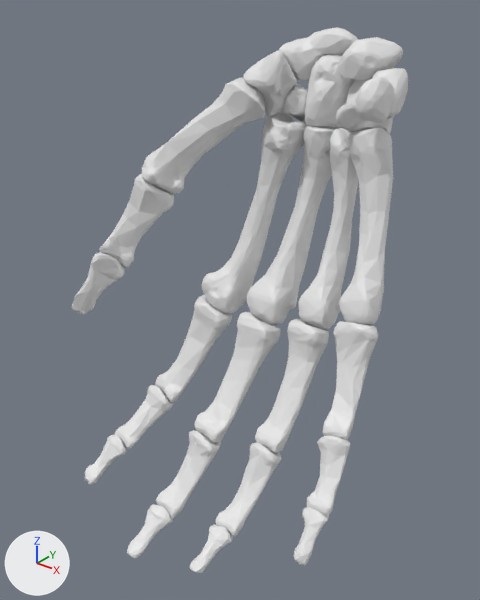
The glTF model public/anatomia/mano.glb: old version first, new version second.
Both versions are drawn from a 50 mm camera at (1.53, -1.82, 1.16) aimed at (0.04, 0.04, 0.01). The axes (+X, +Y, +Z) are drawn at lower left. The lights are the same throughout. The older version comes first.

The first picture shows 'escafoides', 'falanges_distales', 'falanges_medias', 'falanges_proximales', 'ganchoso', 'grande', 'metacarpos', 'piramidal', 'pisiforme', 'semilunar', 'trapecio_hueso', 'trapezoide'.
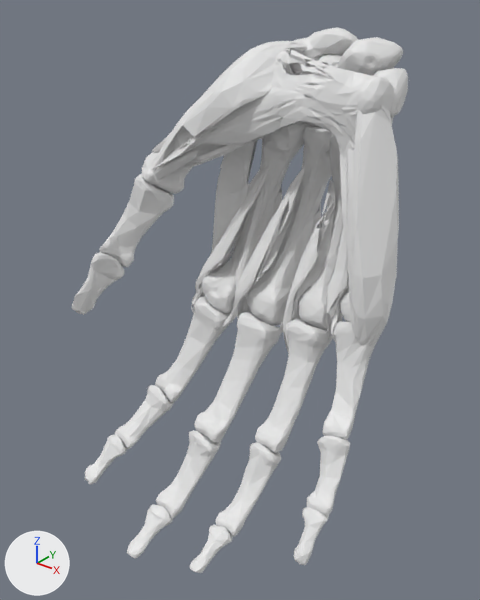
Boxes [x1, y1, x2, y2] around the edits, measured in the pictures (480 x 600 px):
```json
{"object": "hipotenar", "change": "added", "after": [340, 105, 399, 346]}
{"object": "tenar", "change": "added", "after": [151, 41, 307, 180]}
{"object": "retinaculo_flexor", "change": "added", "after": [271, 49, 376, 158]}
{"object": "lumbricales", "change": "added", "after": [195, 160, 348, 351]}
{"object": "interoseos_dorsales", "change": "added", "after": [191, 140, 343, 350]}
{"object": "interoseos_palmares", "change": "added", "after": [222, 185, 349, 337]}
{"object": "grande", "change": "unchanged, covered by the edit", "before": [305, 55, 355, 131], "after": [305, 55, 342, 127]}
{"object": "trapecio_hueso", "change": "unchanged, covered by the edit", "before": [243, 50, 297, 116], "after": [285, 65, 294, 75]}
```

The change, as JSON lines over the scene's bpy script:
```json
{"op": "add", "block": "me_interoseos_palmares", "code": ["me_interoseos_palmares = bpy.data.meshes.new('interoseos_palmares')", "me_interoseos_palmares.from_pydata(...)  # 533 vertices, 942 faces; spans x -0.127..0.469, y 0.082..0.361, z -0.212..0.437"]}
{"op": "add", "block": "me_interoseos_dorsales", "code": ["me_interoseos_dorsales = bpy.data.meshes.new('interoseos_dorsales')", "me_interoseos_dorsales.from_pydata(...)  # 1310 vertices, 1437 faces; spans x -0.322..0.456, y 0.102..0.427, z -0.198..0.669"]}
{"op": "add", "block": "me_lumbricales", "code": ["me_lumbricales = bpy.data.meshes.new('lumbricales')", "me_lumbricales.from_pydata(...)  # 1152 vertices, 1482 faces; spans x -0.36..0.595, y -0.065..0.329, z -0.599..0.535"]}
{"op": "add", "block": "me_hipotenar", "code": ["me_hipotenar = bpy.data.meshes.new('hipotenar')", "me_hipotenar.from_pydata(...)  # 674 vertices, 1312 faces; spans x 0.327..0.637, y 0.051..0.319, z -0.035..0.784"]}
{"op": "add", "block": "me_tenar", "code": ["me_tenar = bpy.data.meshes.new('tenar')", "me_tenar.from_pydata(...)  # 1075 vertices, 1476 faces; spans x -0.434..0.191, y -0.002..0.377, z 0.43..0.953"]}
{"op": "add", "block": "me_retinaculo_flexor", "code": ["me_retinaculo_flexor = bpy.data.meshes.new('retinaculo_flexor')", "me_retinaculo_flexor.from_pydata(...)  # 893 vertices, 1497 faces; spans x 0.006..0.471, y 0.153..0.329, z 0.593..0.932"]}
{"op": "add", "block": "ob_interoseos_palmares", "code": ["ob_interoseos_palmares = bpy.data.objects.new('interoseos_palmares', me_interoseos_palmares)", "ob_interoseos_palmares.location = (0.0, 0.0, 0.0)"]}
{"op": "add", "block": "ob_interoseos_dorsales", "code": ["ob_interoseos_dorsales = bpy.data.objects.new('interoseos_dorsales', me_interoseos_dorsales)", "ob_interoseos_dorsales.location = (0.0, 0.0, 0.0)"]}
{"op": "add", "block": "ob_lumbricales", "code": ["ob_lumbricales = bpy.data.objects.new('lumbricales', me_lumbricales)", "ob_lumbricales.location = (0.0, 0.0, 0.0)"]}
{"op": "add", "block": "ob_hipotenar", "code": ["ob_hipotenar = bpy.data.objects.new('hipotenar', me_hipotenar)", "ob_hipotenar.location = (0.0, 0.0, 0.0)"]}
{"op": "add", "block": "ob_tenar", "code": ["ob_tenar = bpy.data.objects.new('tenar', me_tenar)", "ob_tenar.location = (0.0, 0.0, 0.0)"]}
{"op": "add", "block": "ob_retinaculo_flexor", "code": ["ob_retinaculo_flexor = bpy.data.objects.new('retinaculo_flexor', me_retinaculo_flexor)", "ob_retinaculo_flexor.location = (0.0, 0.0, 0.0)"]}
```
